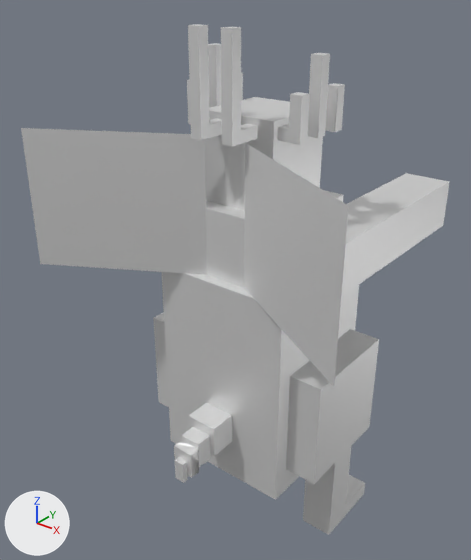
The COLLADA model src/main/resources/assets/darksouls/models/entity/asylum_demon.dae, before and after one commit.
One viewpoint serves both versions: a camera (50 mm lens) standing at (3.95, -5.46, 6.29) and looking at (-0.39, -0.04, 2.93). Arrows for +X, +Y and +Z are at lower left; the lights stay in place. Vertices at the same position are counted once.
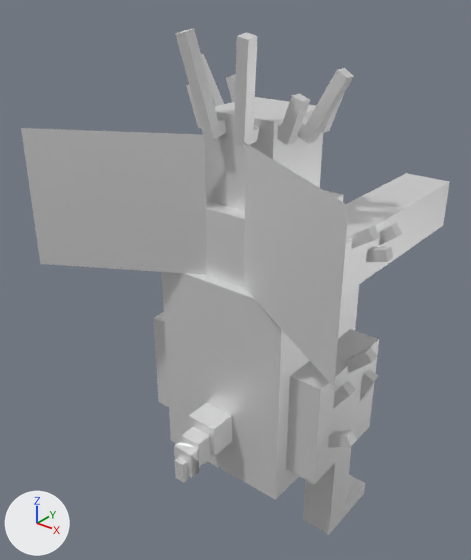
Edits to the scene script, one JSON object a line:
```json
{"block": "me_cube_005", "where": "# used by ob_cube; location = (0.0, 0.0, 0.0)"}
{"op": "remove", "block": "me_cube_005", "code": "me_cube_005.from_pydata(...)  # 284 vertices, 464 faces; spans x -1.89..1.89, y -1.64..2.14, z 0.0..5.8"}
{"op": "add", "block": "me_cube_005", "code": "me_cube_005.from_pydata(...)  # 440 vertices, 724 faces; spans x -1.89..1.89, y -1.64..2.14, z 0.0..5.76"}
{"block": "me_cube_005", "change": "me_cube_005 part 1"}
{"block": "me_cube_005", "change": "5 vertices in x 0.44, y -0.44..0.31, z 4.79 move by (-0.12, 0.0, 0.06)"}
{"block": "me_cube_005", "change": "4 vertices in x -0.44, y -0.44..0.31, z 4.79 move by (0.12, 0.0, 0.06)"}
{"block": "me_cube_005", "change": "4 vertices in x -0.44, y -0.44..0.31, z 4.91 move by (0.08, 0.0, 0.06)"}
{"block": "me_cube_005", "change": "4 vertices in x -0.69, y -0.44..0.31, z 4.79 move by (0.14, 0.0, -0.03)"}
{"block": "me_cube_005", "change": "4 vertices in x -0.69, y -0.44..0.31, z 4.91 move by (0.09, 0.0, -0.03)"}
{"block": "me_cube_005", "change": "4 vertices in x -0.57, y -0.44..0.31, z 4.91 move by (0.09, 0.0, 0.01)"}
{"block": "me_cube_005", "change": "103 vertices move from x -0.69..0.69, y -0.88..0.31, z 4.79..5.8 to x -0.96..0.96, y -0.87..0.31, z 4.71..5.76"}
{"block": "me_cube_005", "change": "me_cube_005 part 2"}
{"block": "me_cube_005", "change": "79 vertices are added at x -1.48..1.47, y -0.39..0.37, z 1.42..4.06"}
{"block": "me_cube_005", "change": "42 new vertices lie (0.0, 0.13, 0.0) away from vertices in x -1.44..1.47, y -0.39..0.37, z 1.42..4.06"}
{"block": "me_cube_005", "change": "35 new vertices lie (0.0, 0.12, 0.0) away from vertices in x -1.48..1.46, y -0.39..0.11, z 1.88..4.06"}
{"block": "me_cube_005", "change": "260 new faces join them"}
```

Pixel boxes (x1, y1, x2, y2) of what changed, in the pictures (471 x 560 px; the box of a moved part takes in the faces that stretch with it):
```json
{"object": "Cube", "change": "reshaped", "before": [21, 24, 450, 535], "after": [21, 29, 450, 535]}
{"part": 1, "of": "me_cube_005", "change": "moved or reshaped", "before": [187, 24, 345, 147], "after": [175, 29, 354, 148]}
{"part": 2, "of": "me_cube_005", "change": "added", "after": [153, 223, 402, 448]}
```
